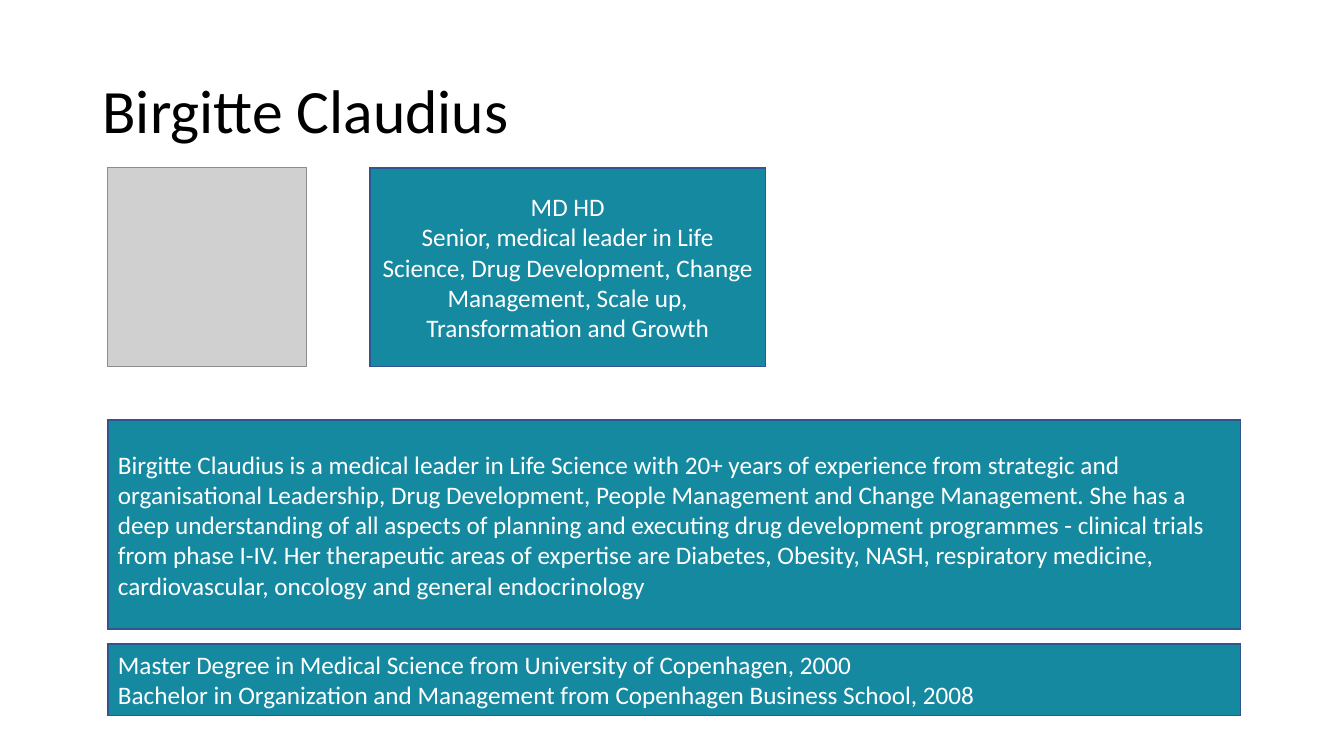
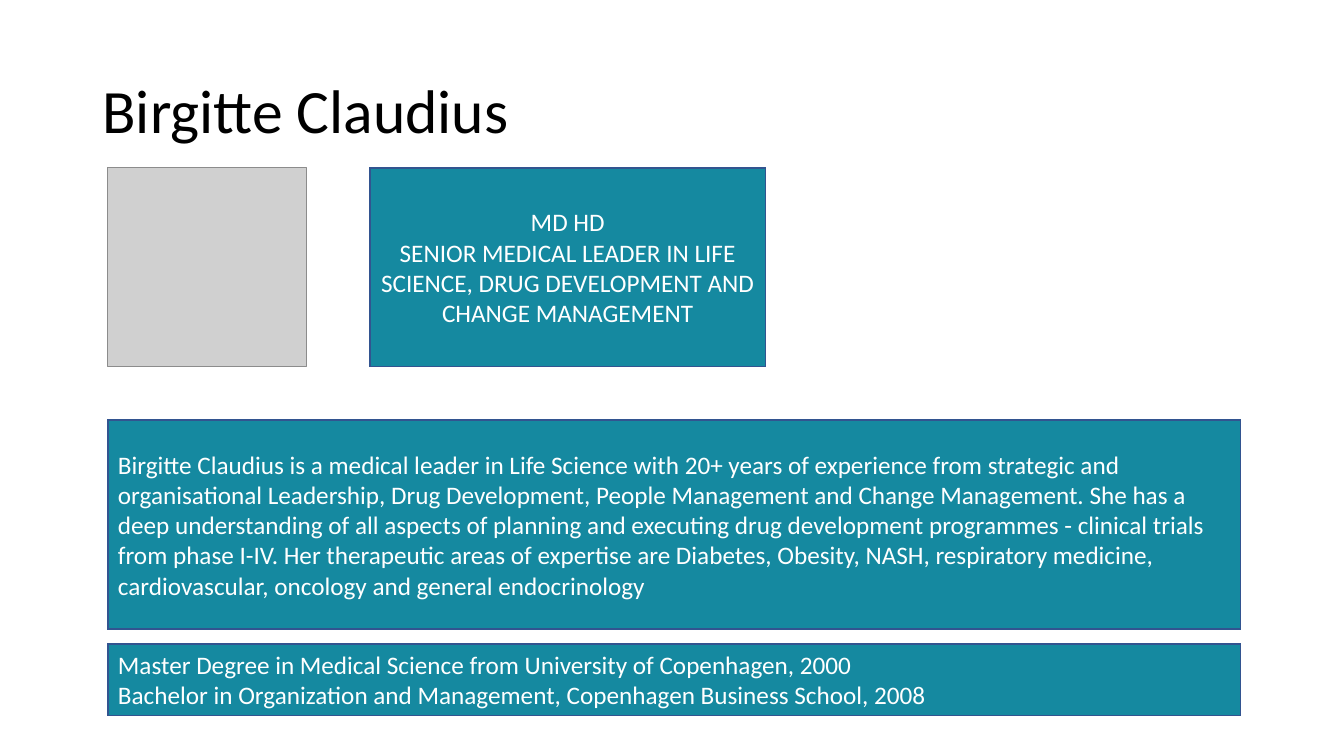
Before and after one commit to PetyaFerreiraDeveloper/sumondo, a slide deck: slide 8 of profiles/profiles.pptx (slide 7 before the commit). Drawn at 1344x756 pixels with LibreOffice and Linux fonts; fonts in the diff are those of the drawing; grey boxes stand for pictures. Boxes give left, top, right and bottom in pixels: in the first picture for what was removed or moved away, otherwise in the second. Text is boxed around its words. In the diff, an @@ line names an element or a change of style, - is before the commit and + after.

```diff
--- a/profiles/profiles.pptx
+++ b/profiles/profiles.pptx
@@ text in rectangle at [381,245,754,322]: text changed @@
-Senior, medical leader in Life Science, Drug Development, Change Management, Scale up, Transformation and Growth
+SENIOR MEDICAL LEADER IN LIFE SCIENCE, DRUG DEVELOPMENT AND CHANGE MANAGEMENT
@@ text in rectangle at [118,686,925,709]: text changed @@
-Bachelor in Organization and Management from Copenhagen Business School, 2008
+Bachelor in Organization and Management, Copenhagen Business School, 2008
```
Also in this commit, not shown: 5 other slides changed, 1 slide added, 5 other files.
